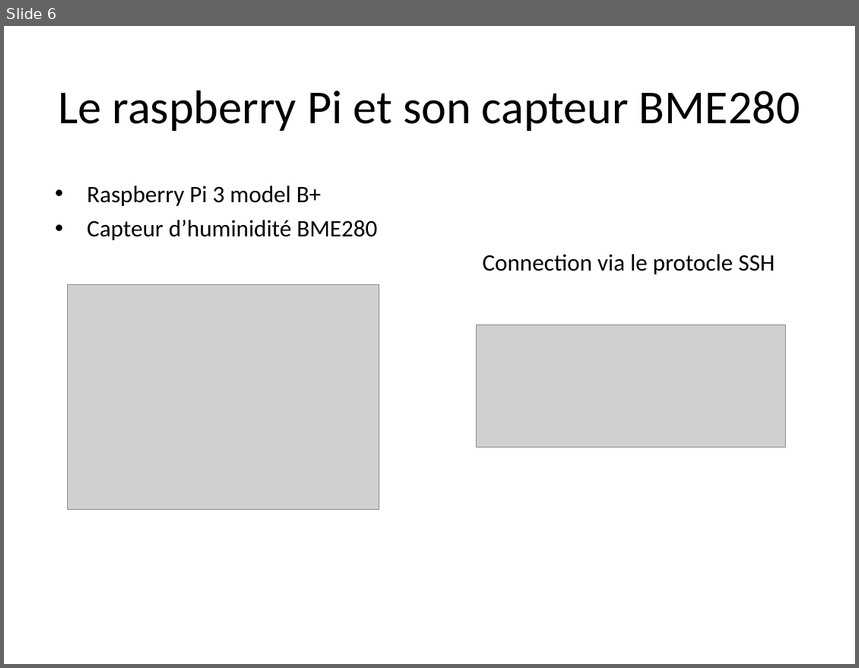
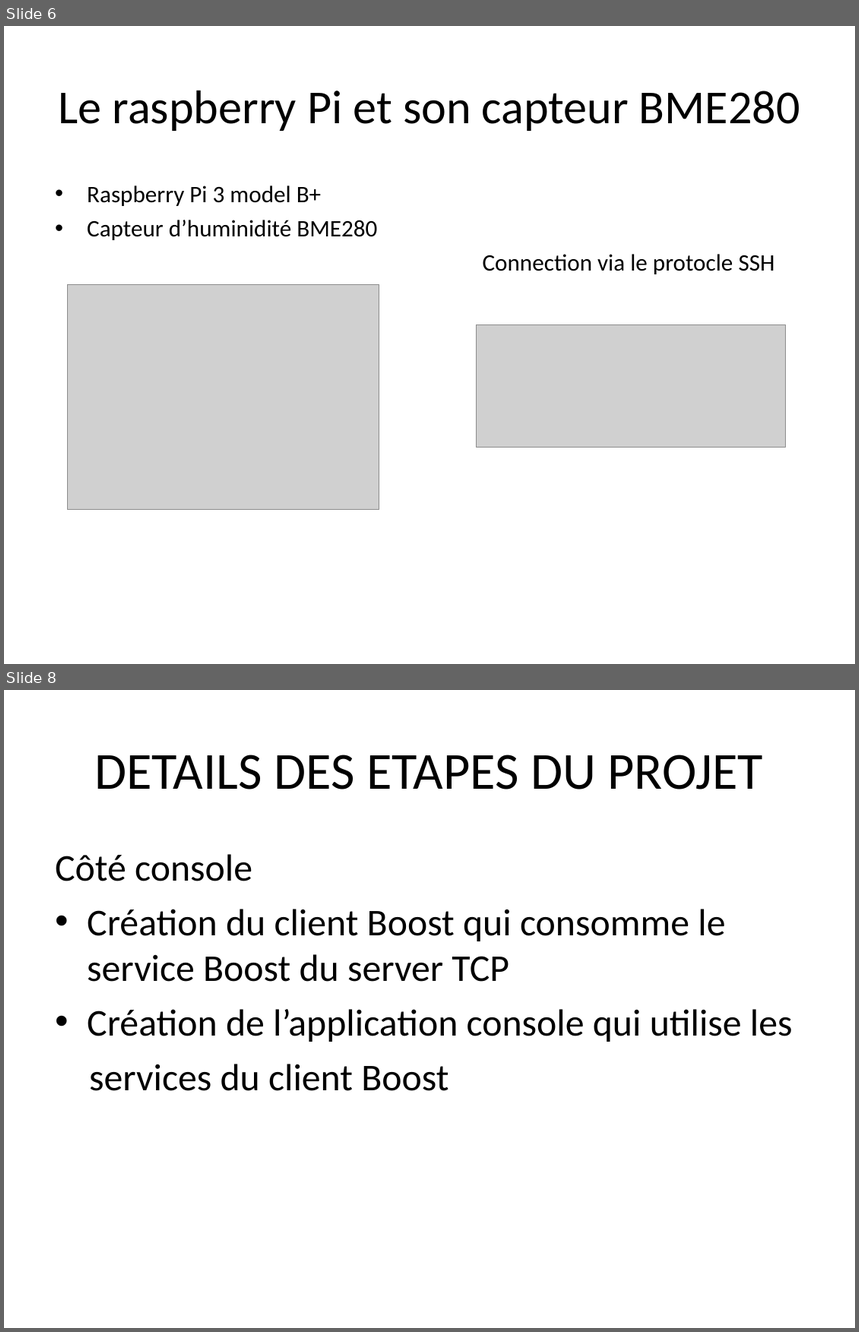
Before and after one commit to Krs-ceri/RaspberryPi, a slide deck: Presentation.odp. Shown one above the other, each under a label of ours: slide 6 before the commit, slides 6 and 8 after it; the slides between them are not shown. The pictures are 859x668 and 859x1332 pixels, drawn with LibreOffice and Linux fonts; fonts in the diff are those of the drawing; grey boxes stand for pictures. Boxes give left, top, right and bottom in pixels: in the first picture for what was removed or moved away, otherwise in the second. Text is boxed around its words. In the diff, an @@ line names an element or a change of style, - is before the commit and + after.

```diff
--- a/Presentation.odp
+++ b/Presentation.odp
@@ slide 8 added at [4,690,855,1328], background #FFFFFF @@
@@ title added at [94,755,763,790], 44 pt, text #000000 @@
+DETAILS DES ETAPES DU PROJET
@@ text added at [55,854,793,1091], 32 pt, text #000000 @@
+Côté console
+• Création du client Boost qui consomme le service Boost du server TCP
+• Création de l’application console qui utilise les
+services du client Boost
```
Also in this commit, not shown: 4 slides changed, 1 other slide added, 1 slide removed.
